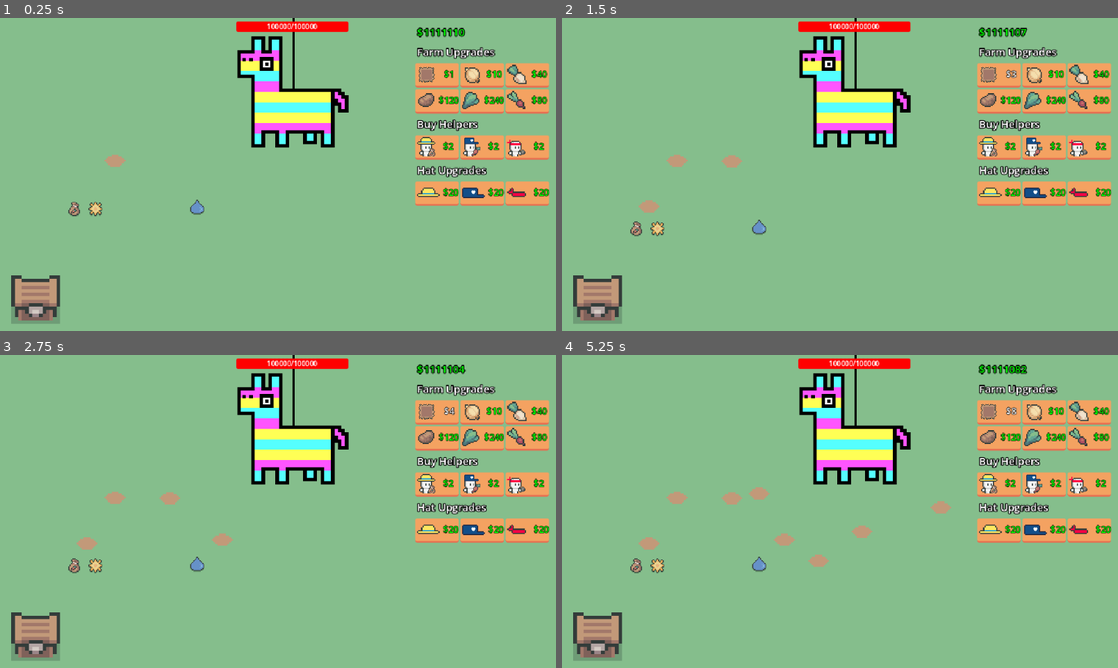
Above: before the commit, frames 1-4 (two rows, left to right).
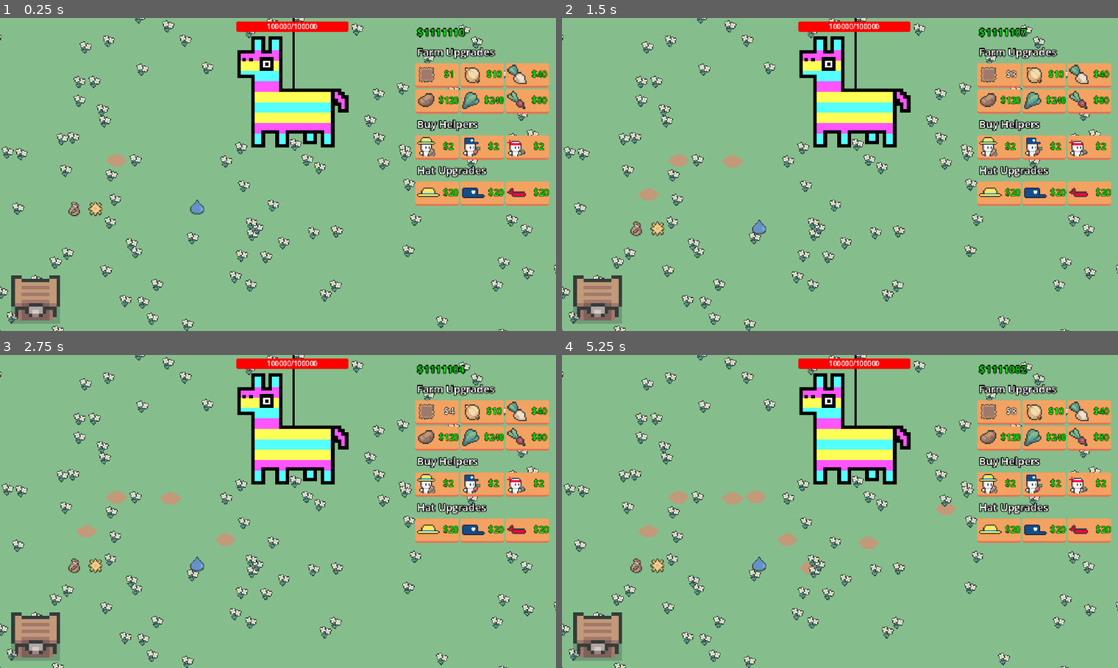
Above: after the commit, the same moments.

Repository: eric-marsh/farminata
Game: Godot game, scene res://scene/scene_switcher.tscn
Two runs of this game, one before a commit and one after it. Both use one fixed random seed, a clock stepped at 60 frames per second and the inputs below. Sound files missing from this copy of the repository are replaced by a short silence.
Inputs:
- Up to frame 1 (0.25 s): no input
- Up to frame 2 (1.5 s): click "$1" at 0.5 s; click "$2" at 1.25 s
- Up to frame 3 (2.75 s): click "$3" at 2 s
- Up to frame 4 (5.25 s): click "$4" at 2.75 s; click "$5" at 3.5 s; click "$6" at 4.25 s; click "$7" at 5 s

The runs differ from the first frame. In frame 1, 4.2% of the frame differs, in the area x 0-100%, y 0-100%; in frame 2, 4.4%; in frame 3, 4.4%; in frame 4, 4.9%.

Commit message:
add good enviornment layer + percentage

Diff:
--- /dev/null
+++ b/scene/enviornment.gd
@@ -0,0 +1,43 @@
+extends Area2D
+class_name enviornment
+
+static var good_enviornment_positions: Array[Vector2] = []
+
+const FLOWER_1 = preload("res://img/enviornment/good/flower_1.png")
+const FLOWER_2 = preload("res://img/enviornment/good/flower_2.png")
+
+
+func _ready() -> void:
+	reset_sprite_points()
+
+	update_good_enviornment_layer(0.1)
+
+func _process(_delta: float) -> void:
+	pass
+
+
+func update_good_enviornment_layer(percent: float):
+	var num_desired_sprites = total_good_sprites * percent
+
+	for i in range(num_desired_sprites - $GoodLayer.get_children().size()):
+		var s: Sprite2D = Sprite2D.new()
+		s.texture = FLOWER_1
+		s.global_position = good_enviornment_positions[0]
+		good_enviornment_positions = good_enviornment_positions.slice(1)
+		$GoodLayer.add_child(s)
+
+var total_good_sprites: float = 0
+func reset_sprite_points():
+	var width: float = $CollisionShape2D.shape.extents.x * 2 + 32
+	var height: float = $CollisionShape2D.shape.extents.y * 2 + 32
+
+	var num_cols = width / 16
+	var num_rows = height / 16
+	total_good_sprites = num_cols * num_rows
+	var total_spr
+	good_enviornment_positions.clear()
+	for i in range(num_cols):
+		for j in range(num_rows):
+			var pos = Vector2((width/num_cols) * i, (height/num_rows) * j) + global_position - $CollisionShape2D.shape.extents * 2 + Util.random_offset(8)
+			good_enviornment_positions.push_back(pos)
+	good_enviornment_positions.shuffle()
--- a/scene/main.tscn
+++ b/scene/main.tscn
@@ -11,9 +11,13 @@
 [ext_resource type="PackedScene" uid="uid://xiwavl2b1sw0" path="res://scene/droppable.tscn" id="7_wscrc"]
 [ext_resource type="PackedScene" uid="uid://pcjs3l3ltyss" path="res://scene/sell_chest.tscn" id="8_of57s"]
 [ext_resource type="PackedScene" uid="uid://c0isrep8hx4u6" path="res://scene/piniata.tscn" id="10_tqoya"]
+[ext_resource type="Script" uid="uid://cc5rukvl6a3t8" path="res://scene/enviornment.gd" id="12_wscrc"]
 
 [sub_resource type="RectangleShape2D" id="RectangleShape2D_k65ib"]
 size = Vector2(366, 133)
+
+[sub_resource type="RectangleShape2D" id="RectangleShape2D_wscrc"]
+size = Vector2(640, 360)
 
 [node name="Main" type="Node2D"]
 y_sort_enabled = true
@@ -132,3 +136,14 @@
 
 [node name="CollisionShape2D" type="CollisionShape2D" parent="GrowArea"]
 shape = SubResource("RectangleShape2D_k65ib")
+
+[node name="Enviornment" type="Area2D" parent="."]
+position = Vector2(320, 180)
+script = ExtResource("12_wscrc")
+
+[node name="CollisionShape2D" type="CollisionShape2D" parent="Enviornment"]
+shape = SubResource("RectangleShape2D_wscrc")
+
+[node name="BadLayer" type="Node2D" parent="Enviornment"]
+
+[node name="GoodLayer" type="Node2D" parent="Enviornment"]
Binary file added: img/enviornment/good/flower_1.png
Not shown, added: img/enviornment/good/flower_1.png.import
Binary file added: img/enviornment/good/flower_2.png
Not shown, added: img/enviornment/good/flower_2.png.import
Not shown, added: scene/enviornment.gd.uid
Not shown: 1 places in scene/main.tscn that only renumber resources
